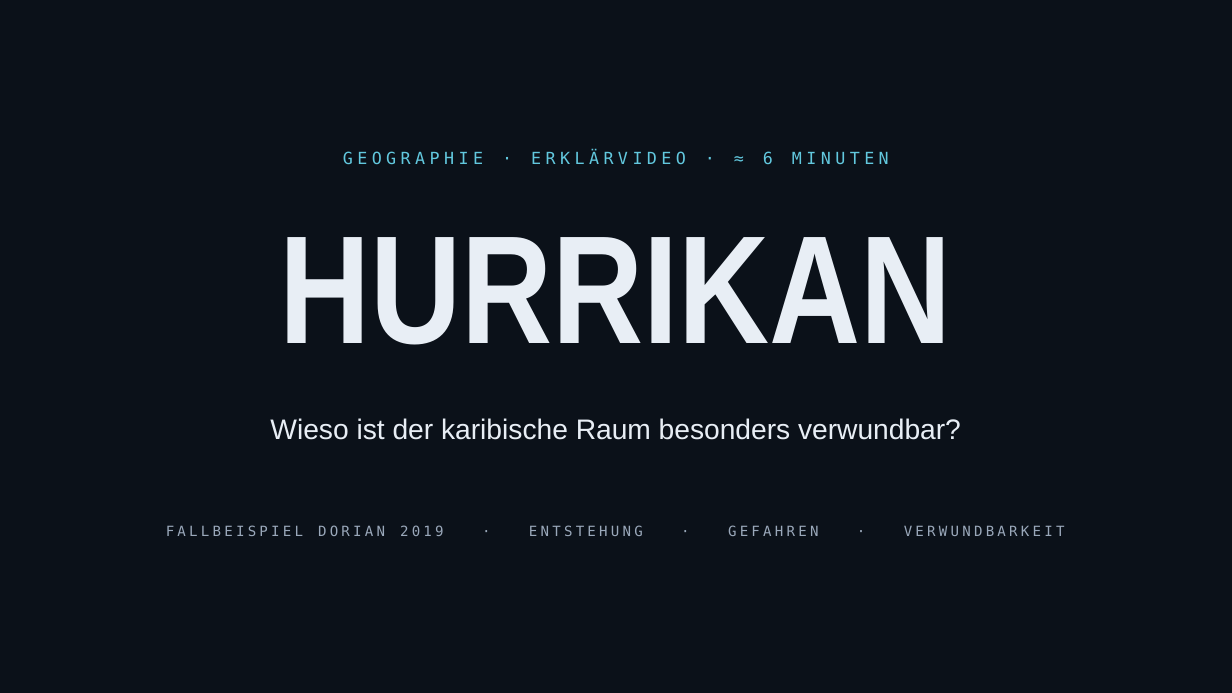
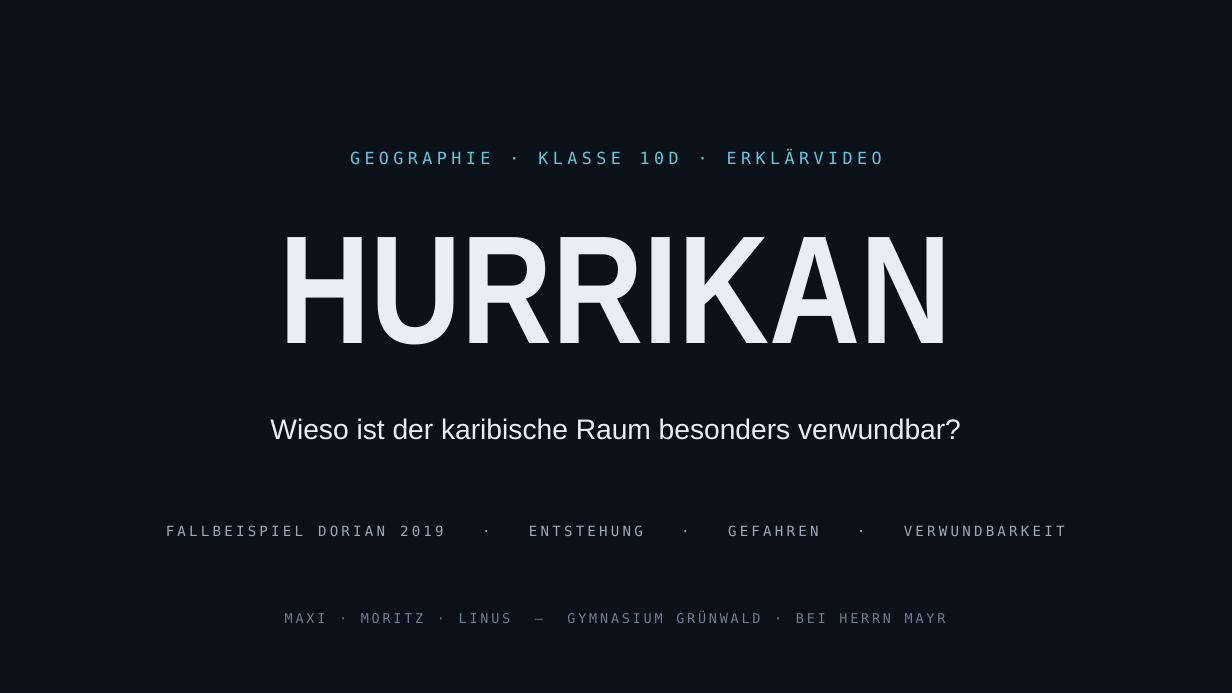
Before and after one commit to Maxi-Code-hue/Maxi, a slide deck: slide 1 of public/Hurrikan-Praesentation.pptx. Drawn at 1232x693 pixels with LibreOffice and Linux fonts; fonts in the diff are those of the drawing; background and template pictures are left out. Boxes give left, top, right and bottom in pixels: in the first picture for what was removed or moved away, otherwise in the second. Text is boxed around its words. In the diff, an @@ line names an element or a change of style, - is before the commit and + after.

```diff
--- a/public/Hurrikan-Praesentation.pptx
+++ b/public/Hurrikan-Praesentation.pptx
@@ text at bbox=[350, 150, 882, 164]: text changed @@
-GEOGRAPHIE · ERKLÄRVIDEO · ≈ 6 MINUTEN
+GEOGRAPHIE · KLASSE 10D · ERKLÄRVIDEO
@@ text added at bbox=[285, 613, 946, 623], 10.5 pt, text #6E7D90 @@
+MAXI · MORITZ · LINUS — GYMNASIUM GRÜNWALD · BEI HERRN MAYR
```
Also in this commit, not shown: 6 other slides changed, 1 slide added, 1 other file.
